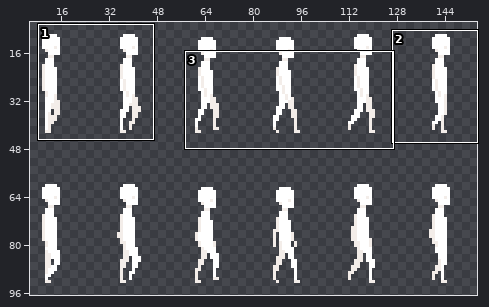
Two states of a sprite sheet, Assets/Resources/Player/WalkAnimation/SideWalk.png. The first picture is a wide view before the edit; the outline marks the close-up.
Close-up. Earlier state:
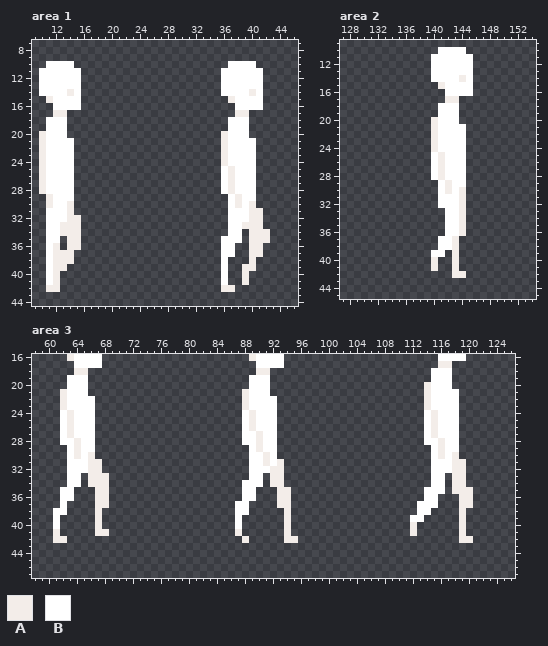
The file is 156x100 pixels. Shown: area 1: x 9..46, y 7..44; area 2: x 127..154, y 9..45; area 3: x 58..126, y 16..47. The wide view leaves out empty margins. The commit also changed other parts of the picture, which this record leaves out.
Palette (. is transparent): A #f3ede9  B #ffffff
Pixels before, area 1, first column x 10:
10 .BBBB......................BBBB..
11 BBBBBB....................BBBBBB.
12 BBBBBB....................BBBBBB.
13 BBBBBB....................BBBBBB.
14 BBBBAB....................BBBBAB.
15 .ABBBB.....................ABBBB.
16 ..BBBB......................BBBB.
17 ..AA........................AA...
18 .BBB.......................BBB...
19 .BBB.......................BBB...
20 ABBB......................ABBB...
21 ABBBB.....................ABBBB..
22 ABBBB.....................ABBBB..
23 ABBBB.....................ABBBB..
24 ABBBB.....................ABBBB..
25 ABBBB.....................BABBB..
26 ABBBB.....................BABBB..
27 ABBBB.....................BABBB..
28 ABBBB.....................BABBB..
29 .ABBB......................BABB..
30 .ABBA......................BABA..
31 .BBBA......................BBBAA.
32 .BBBAA.....................BBBAA.
33 .BBAAA.....................BBAAA.
34 .BBAAA.....................BB.AAA
35 .BB.AA....................BBB.AAA
36 .BA.AA....................BB..AA.
37 .BAAA.....................BB..AA.
38 .BAAA.....................B...A..
39 .BAA......................B..AA..
40 .BA.......................B..A...
41 .BA.......................B..A...
42 .AA.......................AA.....
Pixels before, area 2, first column x 140:
10 .BBBB.
11 BBBBBB
12 BBBBBB
13 BBBBBB
14 BBBBAB
15 .ABBBB
16 ..BBBB
17 ..AA..
18 .BBB..
19 .BBB..
20 ABBB..
21 ABBBB.
22 ABBBB.
23 ABBBB.
24 ABBBB.
25 BABBB.
26 BABBB.
27 BABBB.
28 BABBB.
29 .BABB.
30 .BABA.
31 .BBBA.
32 .BBBA.
33 ..BBA.
34 ..BBA.
35 ..BBA.
36 ..BBA.
37 .BBA..
38 .BBA..
39 BB.A..
40 A..A..
41 A..A..
42 ...AA.
Pixels before, area 3, first column x 61:
16 ..ABBBB.....................ABBBB......................BBBB.
17 ...BBBB......................BBBB......................AA...
18 ...AA........................AA.......................BBB...
19 ..BBB.......................BBB.......................BBB...
20 ..BBB.......................BBB......................ABBB...
21 .ABBB......................ABBB......................ABBBB..
22 .ABBBB.....................ABBBB.....................ABBBB..
23 .ABBBB.....................ABBBB.....................ABBBB..
24 .BABBB.....................BABBB.....................BABBB..
25 .BABBB.....................BABBB.....................BABBB..
26 .BABBB.....................BABBB.....................BABBB..
27 .BABBB.....................BBABB.....................BABBB..
28 .BBABB.....................BBABB.....................BBABB..
29 ..BABB......................BABB......................BABB..
30 ..BABA......................BBAB......................BABA..
31 ..BBBAA.....................BBABA.....................BBBAA.
32 ..BBBAA.....................BBBAA.....................BBBAA.
33 ..BB.AAA....................BB.AA.....................BB.AA.
34 ..BB.AAA...................BBB.AA.....................BB.AA.
35 .BB...AA...................BB...AA...................BBB.AAA
36 .BB...AA...................BB...AA...................BB...AA
37 .B....AA..................BB....AA..................BBB...AA
38 BB....A...................BB.....A..................BB....A.
39 B.....A...................B......A.................BB.....A.
40 B.....A...................B......A.................A......A.
41 A.....AA..................A......A.................A......A.
42 AA.........................A.....AA.......................AA
Now the later version:
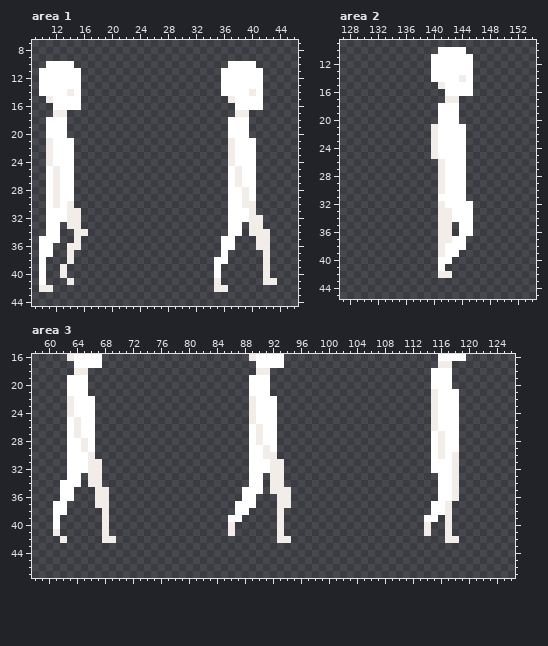
Edits made:
Area 1:
y 20: x 10 A -> .; x 36 A -> .
y 21..24: x 10..11 AB -> .A; x 36..37 AB -> .A
y 25..27: x 10 A -> .; x 12 B -> A; x 36..38 BAB -> .BA
y 28: x 10 A -> .; x 12 B -> A; x 36..37 BA -> .B; x 39 B -> A
y 29..30: x 11..12 AB -> BA; x 38..39 AB -> BA
y 31: x 15 . -> A; x 41 A -> .
y 33: x 13 A -> .; x 39 A -> .
y 34: x 13..14 AA -> ..; x 16 . -> A
y 35: x 10 . -> B; x 14 A -> .; x 38 B -> .; x 40 A -> .
y 36: x 10 . -> B; x 12 A -> .; x 40 A -> .; x 42 . -> A
y 37: x 10 . -> B; x 12..13 AA -> ..; x 37 B -> .; x 40..42 AA. -> ..A
y 38: x 10..13 .BAA -> B...; x 35 . -> B; x 40 A -> .; x 42 . -> A
y 39: x 10..12 .BA -> B..; x 35..36 .B -> B.; x 39..40 AA -> ..; x 42 . -> A
y 40: x 10..13 .BA. -> B..A; x 35..36 .B -> B.; x 39 A -> .; x 42 . -> A
y 41: x 10..12 .BA -> B..; x 14 . -> A; x 35..36 .B -> A.; x 39 A -> .; x 42..43 .. -> AA
y 42: x 10 . -> A; x 12 A -> .; x 35 . -> A; x 37 A -> .
Area 2:
y 20: x 140 A -> .
y 25: x 140..141 BA -> AB
y 26..28: x 140 B -> .
y 29: x 141..142 BA -> AB
y 30: x 141..142 BA -> AB; x 144 A -> B
y 31: x 144 A -> B
y 32: x 141 B -> A; x 144..145 A. -> BB
y 33..34: x 141..142 .B -> AA; x 144..145 A. -> BB
y 35..36: x 141..145 .BBA. -> AA.BB
y 37: x 141..144 BBA. -> AABB
y 38: x 141 B -> A; x 143..144 A. -> BB
y 39: x 140..143 BB.A -> .ABB
y 40: x 140..143 A..A -> .BB.
y 41: x 140..141 A. -> .B; x 143 A -> .
y 42: x 141..144 ..AA -> AA..
Area 3:
y 20: x 114 A -> .
y 21: x 62 A -> .; x 88 A -> .; x 114..115 AB -> .A
y 22..23: x 62..63 AB -> .A; x 88..89 AB -> .A; x 114..115 AB -> .A
y 24: x 62 B -> .; x 88 B -> .; x 114 B -> .
y 25: x 62..64 BAB -> .BA; x 88 B -> .; x 114 B -> .
y 26: x 62..64 BAB -> .BA; x 88..90 BAB -> .BA; x 114 B -> .
y 27: x 62..64 BAB -> .BA; x 88 B -> .; x 114..116 BAB -> .BA
y 28: x 62 B -> .; x 64..65 AB -> BA; x 88 B -> .; x 114 B -> .
y 29: x 64..65 AB -> BA; x 90..91 AB -> BA
y 30: x 64 A -> B; x 92 B -> A
y 31: x 91..92 AB -> BA; x 119 A -> .
y 32: x 119 A -> .
y 33: x 68 A -> .; x 115 B -> .; x 117 . -> B; x 119 A -> .
y 34: x 62 . -> B; x 68 A -> .; x 88 B -> .; x 115 B -> .; x 117 . -> B; x 119 A -> .
y 35: x 90 . -> B; x 92 . -> A; x 114..115 BB -> ..; x 117 . -> B; x 119..120 AA -> ..
y 36: x 114..120 BB...AA -> ..BBA..
y 37: x 61 . -> B; x 89 . -> B; x 113..114 BB -> ..; x 116..117 .. -> BA; x 119..120 AA -> ..
y 38: x 67..68 A. -> .A; x 93..94 .A -> A.; x 113..117 BB... -> ..BBA; x 119 A -> .
y 39: x 67..68 A. -> .A; x 86 . -> B; x 93..94 .A -> A.; x 112..115 BB.. -> ..BB; x 117 . -> A; x 119 A -> .
y 40: x 67..68 A. -> .A; x 86..87 .B -> A.; x 93..94 .A -> A.; x 112 A -> .; x 114 . -> A; x 117 . -> A; x 119 A -> .
y 41: x 67 A -> .; x 86..87 .A -> A.; x 93..94 .A -> A.; x 112 A -> .; x 114 . -> A; x 117 . -> A; x 119 A -> .
y 42: x 61 A -> .; x 68..69 .. -> AA; x 88 A -> .; x 93 . -> A; x 95 A -> .; x 117..120 ..AA -> AA..
Changed places in both close-ups, as pixel boxes (x1, y1, x2, y2):
changed: (39, 131, 88, 292)
changed: (214, 131, 277, 292)
erased: (431, 117, 438, 124)
changed: (431, 152, 473, 278)
changed: (410, 382, 473, 543)
changed: (53, 389, 116, 543)
changed: (228, 389, 298, 543)
